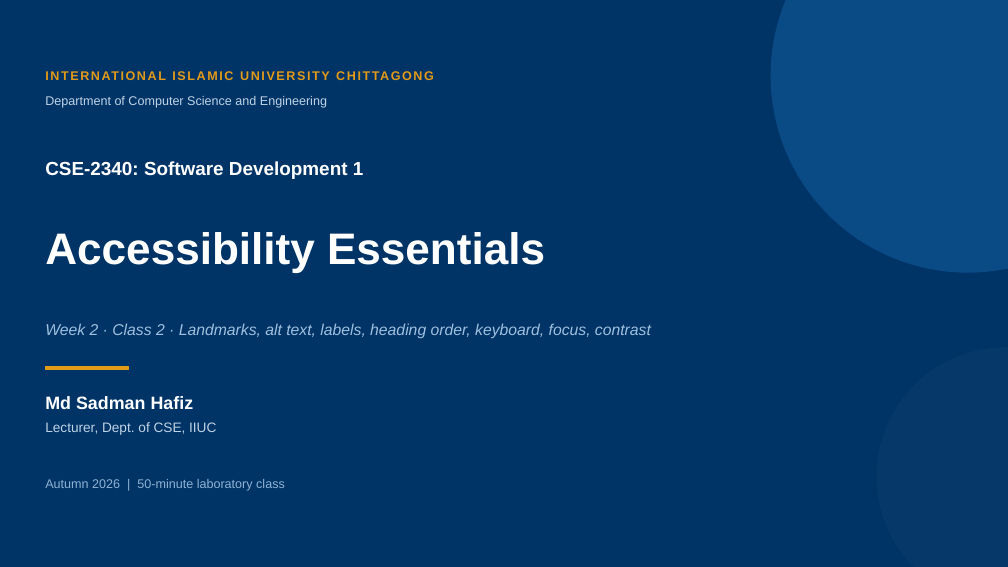
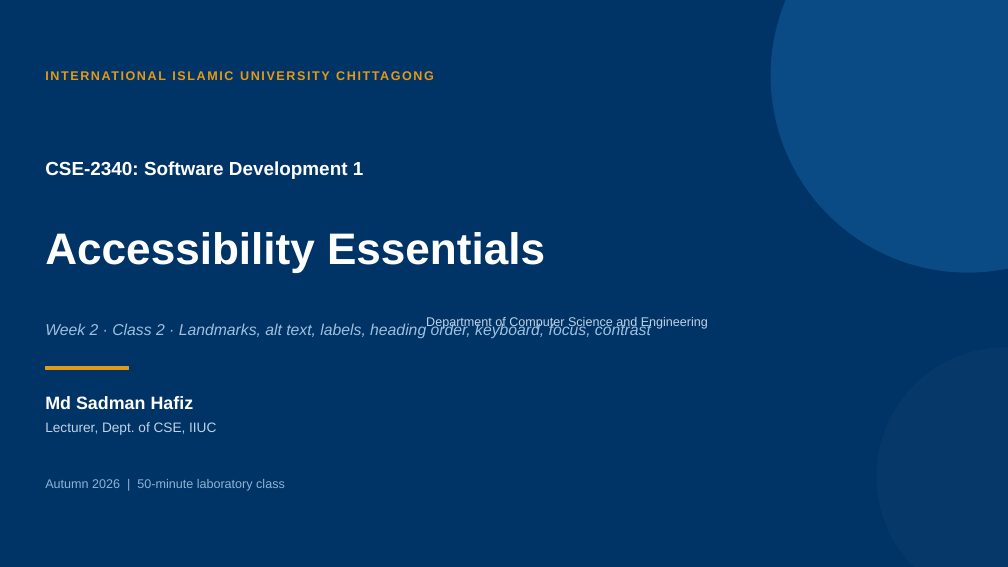
Before and after one commit to Hafiz-sustswe/IIUC-CSE-2340-Software-Development1, a slide deck: slide 1 of week-02/study-materials/slides/CSE-2340_W2C2_Accessibility_Essentials.pptx. Drawn at 1008x567 pixels with LibreOffice and Linux fonts; fonts in the diff are those of the drawing. Boxes give left, top, right and bottom in pixels: in the first picture for what was removed or moved away, otherwise in the second. Text is boxed around its words. In the diff, an @@ line names an element or a change of style, - is before the commit and + after.

```diff
--- a/week-02/study-materials/slides/CSE-2340_W2C2_Accessibility_Essentials.pptx
+++ b/week-02/study-materials/slides/CSE-2340_W2C2_Accessibility_Essentials.pptx
@@ text "Department of Computer Science and ...": place and size @@
-text "Department of Computer Science and ..." at bbox=[45, 96, 327, 108]
+text "Department of Computer Science and ..." at bbox=[426, 317, 708, 329]
```
Also in this commit, not shown: 3 other slides changed, 39 other files.
